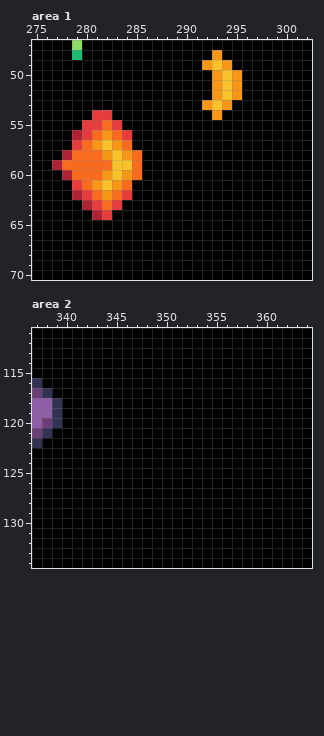
Pixel-art file: assets/doodles.ase. The picture above is the old version.
589x574 pixels, 1 frame. Colours within 5 levels of each other are drawn and written as one. Shown: area 1: x 275..302, y 47..70; area 2: x 337..364, y 111..134.
The same view after the edit:
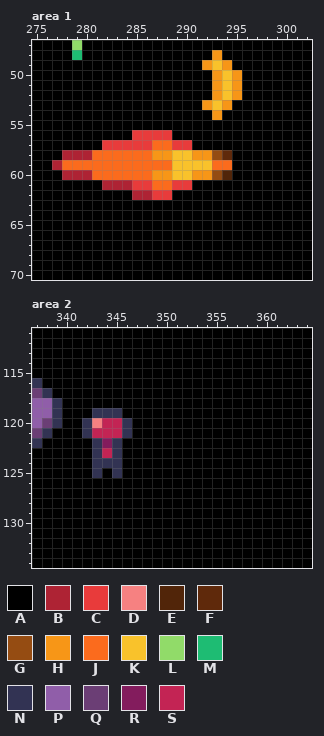
Palette (. is transparent): A #000000  B #ae2334  C #e83b3b  D #f68181  E #512509  F #5f290b  G #954c12  H #f79617  J #fb6b1d  K #f9c22b  L #91db69  M #1ebc73  N #323353  P #905ea9  Q #6b3e75  R #831c5d  S #c32454
Change:
Area 1, layer "Layer":
The author changed colour B to colour A in row 56 at x 279; in row 62 at x 279; in row 63 at x 280; in row 64 at x 281.
The author changed colour C to colour A in row 54 at x 281 to 282; in row 55 at x 280 to 281 and 283; in row 56 at x 280 and 284; in row 57 at x 279; in row 61 at x 279; in row 62 at x 280 and 284.
The author changed colour C to colour A in row 63 at x 281 and 283; in row 64 at x 282.
The author changed colour H to colour A in row 56 at x 282; in row 57 at x 281; in row 61 at x 281; in row 62 at x 282.
The author changed colour J to colour A in row 55 at x 282; in row 56 at x 281 and 283; in row 57 at x 280; in row 61 at x 280; in row 62 at x 281 and 283; in row 63 at x 282.
The author changed colour A to colour B in row 62 at x 285 to 286.
The author changed colour H to colour B in row 61 at x 283.
The author changed colour J to colour B in row 58 at x 279 to 280; in row 60 at x 279 to 280; in row 61 at x 284.
The author changed colour K to colour B in row 61 at x 282.
The author changed colour A to colour C in row 56 at x 285 to 288; in row 57 at x 285 to 286 and 289 to 290; in row 61 at x 285 to 286 and 289 to 290; in row 62 at x 287 to 288.
The author changed colour H to colour C in row 57 at x 283.
The author changed colour J to colour C in row 57 at x 284.
The author changed colour K to colour C in row 57 at x 282.
The author changed colour A to colour E in row 60 at x 294.
The author changed colour A to colour F in row 58 at x 294.
The author changed colour A to colour G in row 58 at x 293; in row 60 at x 293.
The author changed colour A to colour H in row 58 at x 287 to 288 and 291 to 292; in row 60 at x 287 to 288 and 291 to 292.
The author changed colour A to colour J in row 57 at x 287 to 288; in row 58 at x 286; in row 59 at x 286 to 288 and 293 to 294; in row 60 at x 286; in row 61 at x 287 to 288.
The author changed colour H to colour J in row 58 at x 282 and 284; in row 60 at x 282 and 284.
The author changed colour K to colour J in row 58 at x 283; in row 59 at x 283 to 284; in row 60 at x 283.
The author changed colour A to colour K in row 58 at x 289 to 290; in row 59 at x 289 to 292; in row 60 at x 289 to 290.
Area 2, layer "Layer":
The author changed colour A to colour D in row 120 at x 343.
The author changed colour A to colour N in row 119 at x 343 to 345; in rows 120 to 121 at x 342 and 346; in rows 122 to 123 at x 343 and 345; in row 124 at x 343 to 345; in row 125 at x 343 and 345.
The author changed colour A to colour R in row 122 at x 344.
The author changed colour A to colour S in row 120 at x 344 to 345; in row 121 at x 343 to 345; in row 123 at x 344.
Where, in picture pixels (left, top, right, bottom), the same in both pictures:
changed: (72, 110, 232, 220)
changed: (82, 408, 132, 478)
